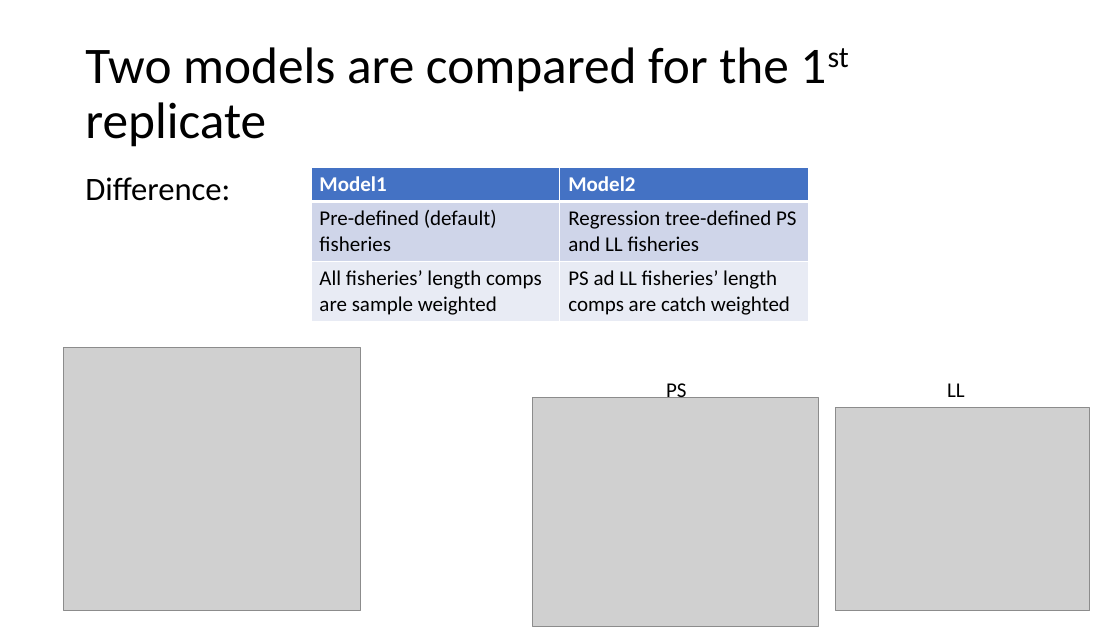
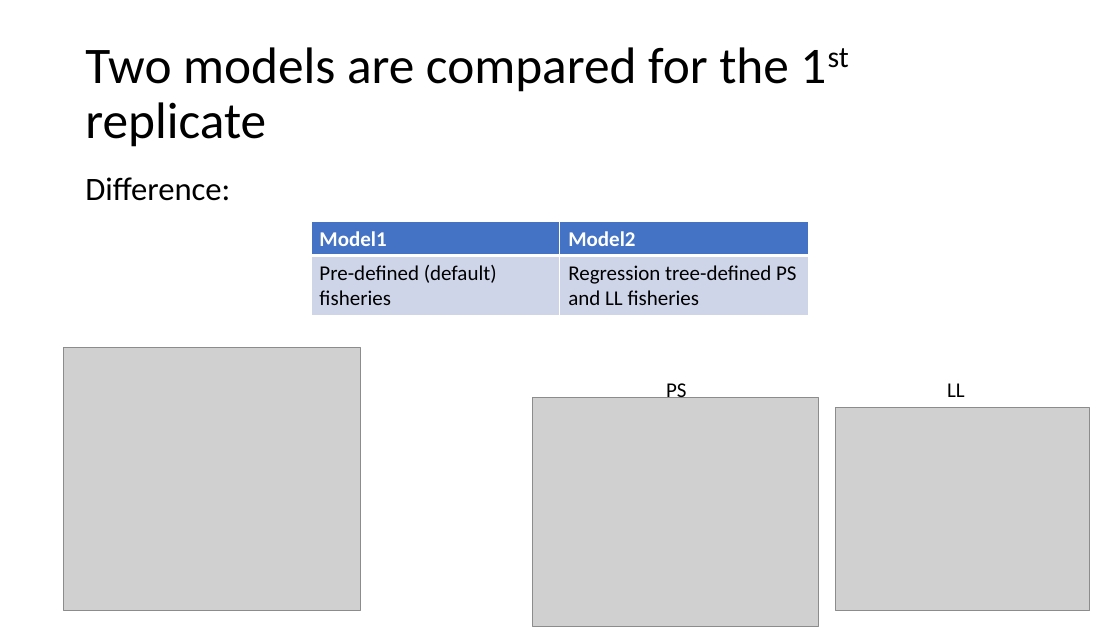
Before and after one commit to HaikunXu/SpatialAssessModelling, a slide deck: slide 5 of Document/Results.pptx. Drawn at 1120x630 pixels with LibreOffice and Linux fonts; fonts in the diff are those of the drawing; grey boxes stand for pictures. Boxes give left, top, right and bottom in pixels: in the first picture for what was removed or moved away, otherwise in the second. Text is boxed around its words. In the diff, an @@ line names an element or a change of style, - is before the commit and + after.

```diff
--- a/Document/Results.pptx
+++ b/Document/Results.pptx
@@ table at box(311, 222, 808, 315) @@
-row 3: All fisheries’ length comps are sample weighted | PS ad LL fisheries’ length comps are catch weighted
@@ table: place and size @@
-table at box(311, 168, 808, 320)
+table at box(311, 222, 808, 315)
```
Also in this commit, not shown: 47 other files.
